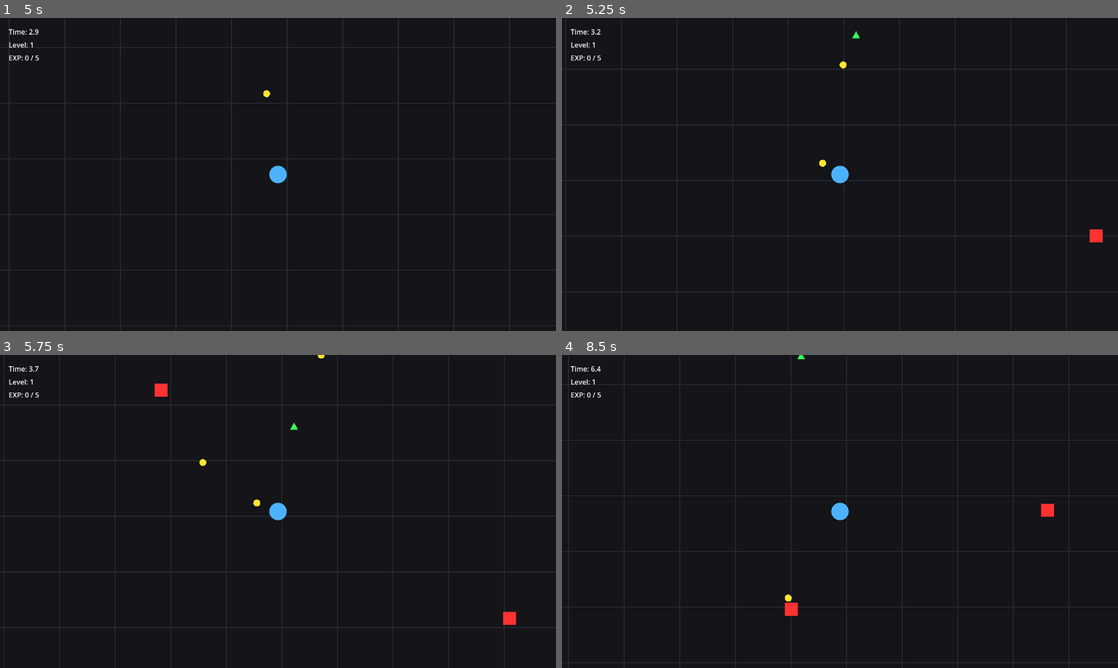
Above: before the commit, frames 1-4 (two rows, left to right).
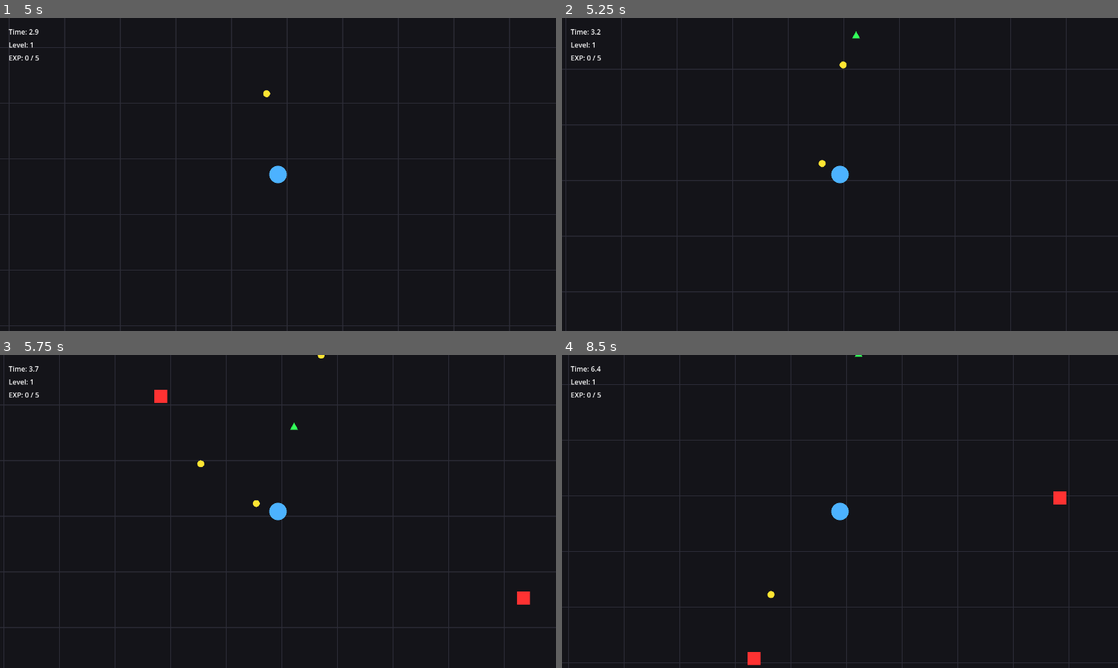
Above: after the commit, the same moments.

Repository: EthanAGi/CircleSurvivor
Game: Godot game, scene res://scenes/main_menu.tscn
Same seed, same stepped clock (60 frames per second), same inputs: the game is played once before the commit and once after it.
Inputs:
- Up to frame 1 (5 s): click "Start" at 0.5 s; click "Test Character" at 1.25 s; click "Test Level" at 2 s; tap Enter at 2.75 s; hold D (move_right) 2.78-3.53 s; hold S (move_down) 3.53-4.28 s; hold D (move_right) from 4.28 s (still down)
- Up to frame 2 (5.25 s): release D (move_right) at 5.03 s; hold W (move_up) from 5.03 s (still down)
- Up to frame 3 (5.75 s): keep holding W (move_up)
- Up to frame 4 (8.5 s): release W (move_up) at 5.78 s; hold A (move_left) 5.78-7.28 s; hold S (move_down) 7.28-8.03 s; hold D (move_right) from 8.03 s (still down)

Frame 1 is identical in both runs. In frame 2, 0.1% of the frame differs, in the area x 46-98%, y 45-72%; in frame 3, 0.3%; in frame 4, 0.5%, in the area x 33-91%, y 0-100%.

Commit message:
Fix: Enemy Projectiles

Diff:
--- a/scripts/enemy_projectile.gd
+++ b/scripts/enemy_projectile.gd
@@ -5,12 +5,13 @@
 @export var damage: int = 1
 
 var direction: Vector2 = Vector2.RIGHT
+var has_hit: bool = false
 
 func _ready() -> void:
-	area_entered.connect(_on_area_entered)
+	body_entered.connect(_on_body_entered)
 
-	var timer := get_tree().create_timer(lifetime)
-	timer.timeout.connect(queue_free)
+	var timer: SceneTreeTimer = get_tree().create_timer(lifetime)
+	timer.timeout.connect(_on_lifetime_timeout)
 
 	queue_redraw()
 
@@ -19,13 +20,24 @@
 	rotation = direction.angle()
 	queue_redraw()
 
-func _on_area_entered(area: Area2D) -> void:
-	if area.has_method("take_damage"):
-		area.take_damage(damage)
+func _on_body_entered(body: Node) -> void:
+	if has_hit:
+		return
+
+	has_hit = true
+
+	if body.has_method("take_damage"):
+		body.take_damage(damage)
+
+	queue_free()
+
+func _on_lifetime_timeout() -> void:
 	queue_free()
 
 func stop() -> void:
 	set_process(false)
+	set_deferred("monitoring", false)
+	set_deferred("monitorable", false)
 
 func _draw() -> void:
 	draw_circle(Vector2.ZERO, 7.0, Color(1.0, 0.45, 0.1))
--- a/scripts/main.gd
+++ b/scripts/main.gd
@@ -65,6 +65,20 @@
 const BG_COLOR: Color = Color(0.08, 0.08, 0.1)
 const GRID_COLOR: Color = Color(0.18, 0.18, 0.22)
 
+# =========================
+# Difficulty / spawn pacing
+# =========================
+const CALM_DURATION: float = 10.0
+const RAMP_DURATION: float = 8.0
+const SWARM_DURATION: float = 7.0
+const RECOVERY_DURATION: float = 5.0
+const SPAWN_CYCLE_LENGTH: float = CALM_DURATION + RAMP_DURATION + SWARM_DURATION + RECOVERY_DURATION
+
+const BASE_MAX_ENEMIES: int = 18
+const MAX_EXTRA_ENEMIES_OVER_TIME: int = 16
+
+var enemies_per_spawn: int = 1
+
 func _ready() -> void:
 	rng.randomize()
 
@@ -114,7 +128,7 @@
 
 	time_label.text = "Time: %.1f" % survival_time
 
-	spawn_timer.wait_time = max(0.25, 1.0 - survival_time * 0.02)
+	_update_spawn_difficulty()
 
 	_handle_orbit_ball_weapon(delta)
 	_handle_lightning_weapon(delta)
@@ -160,6 +174,48 @@
 	camera.position = Vector2.ZERO
 	player.add_child(camera)
 
+func _update_spawn_difficulty() -> void:
+	var cycle_time: float = fmod(survival_time, SPAWN_CYCLE_LENGTH)
+
+	# This slowly increases the overall difficulty as time goes on.
+	var time_progress: float = clamp(survival_time / win_time, 0.0, 1.0)
+
+	var current_wait_time: float = 1.0
+	var current_enemies_per_spawn: int = 1
+
+	if cycle_time < CALM_DURATION:
+		# Calm phase: fewer enemies
+		current_wait_time = lerp(1.10, 0.75, time_progress)
+		current_enemies_per_spawn = 1
+
+	elif cycle_time < CALM_DURATION + RAMP_DURATION:
+		# Ramp phase: getting busier
+		var t: float = (cycle_time - CALM_DURATION) / RAMP_DURATION
+		current_wait_time = lerp(0.75, 0.40, t)
+		current_wait_time = max(0.22, current_wait_time - time_progress * 0.08)
+
+		if t < 0.5:
+			current_enemies_per_spawn = 1
+		else:
+			current_enemies_per_spawn = 2
+
+	elif cycle_time < CALM_DURATION + RAMP_DURATION + SWARM_DURATION:
+		# Swarm phase: intense pressure
+		current_wait_time = lerp(0.35, 0.20, time_progress)
+		current_enemies_per_spawn = 2
+
+		# Later in the run, swarms can occasionally hit 3 at once
+		if survival_time > 75.0 and rng.randf() < 0.18:
+			current_enemies_per_spawn = 3
+
+	else:
+		# Recovery phase: still dangerous, but not max pressure
+		current_wait_time = lerp(0.85, 0.55, time_progress)
+		current_enemies_per_spawn = 1
+
+	spawn_timer.wait_time = current_wait_time
+	enemies_per_spawn = current_enemies_per_spawn
+
 func _handle_orbit_ball_weapon(delta: float) -> void:
 	if orbit_ball_level <= 0:
 		return
@@ -264,6 +320,18 @@
 	if game_over:
 		return
 
+	var active_enemy_count: int = _get_active_enemy_count()
+	var max_enemies: int = _get_current_max_enemies()
+
+	if active_enemy_count >= max_enemies:
+		return
+
+	var spawn_count: int = min(enemies_per_spawn, max_enemies - active_enemy_count)
+
+	for i in range(spawn_count):
+		_spawn_enemy()
+
+func _spawn_enemy() -> void:
 	var enemy: Area2D = enemy_scene.instantiate()
 	add_child(enemy)
 
@@ -274,6 +342,20 @@
 
 	enemy.body_entered.connect(_on_enemy_body_entered.bind(enemy))
 	enemy.died.connect(_on_enemy_died)
+
+func _get_active_enemy_count() -> int:
+	var count: int = 0
+
+	for child in get_children():
+		if child is Area2D and child.scene_file_path.ends_with("enemy.tscn"):
+			if is_instance_valid(child):
+				count += 1
+
+	return count
+
+func _get_current_max_enemies() -> int:
+	var time_progress: float = clamp(survival_time / win_time, 0.0, 1.0)
+	return BASE_MAX_ENEMIES + int(round(MAX_EXTRA_ENEMIES_OVER_TIME * time_progress))
 
 func _roll_enemy_type_for_current_time() -> int:
 	var roll: float = rng.randf()
--- a/scripts/missile.gd
+++ b/scripts/missile.gd
@@ -53,9 +53,10 @@
 	exploded = true
 	explosion_timer = 0.0
 
-	# Stop interacting after explosion begins
-	monitoring = false
-	monitorable = false
+	# These must be deferred because _explode can be called from area_entered,
+	# and Godot blocks collision state changes during in/out signal processing.
+	set_deferred("monitoring", false)
+	set_deferred("monitorable", false)
 
 	var collision_shape: CollisionShape2D = $CollisionShape2D
 	if collision_shape != null:
@@ -102,7 +103,6 @@
 	progress = clamp(progress, 0.0, 1.0)
 
 	# Makes the circle shrink and grow during the brief explosion effect.
-	# This oscillates smoothly, then fades out at the end.
 	var pulse: float = sin(progress * PI * 2.0)
 	var scale_amount: float = 1.0 + (pulse * 0.18)
 
@@ -115,17 +115,14 @@
 
 func _draw() -> void:
 	if exploded:
-		# Fade out near the end
 		var alpha_progress: float = 1.0 - clamp(explosion_timer / explosion_visual_duration, 0.0, 1.0)
 
-		# Outer translucent red explosion area
 		draw_circle(
 			Vector2.ZERO,
 			current_explosion_draw_radius,
 			Color(1.0, 0.1, 0.1, 0.22 * alpha_progress)
 		)
 
-		# Bright red outline to clearly show range
 		draw_arc(
 			Vector2.ZERO,
 			current_explosion_draw_radius,
@@ -136,7 +133,6 @@
 			3.0
 		)
 
-		# Small red center dot
 		draw_circle(
 			Vector2.ZERO,
 			5.0,
